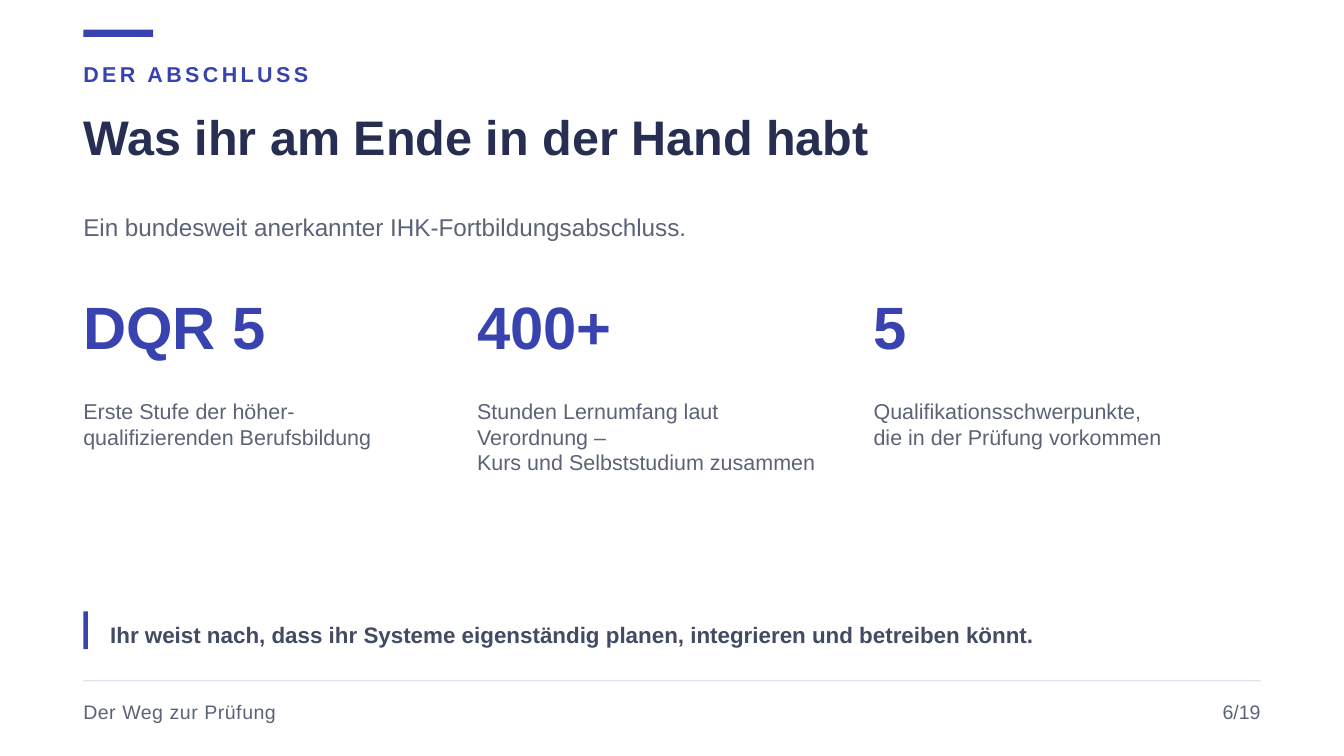
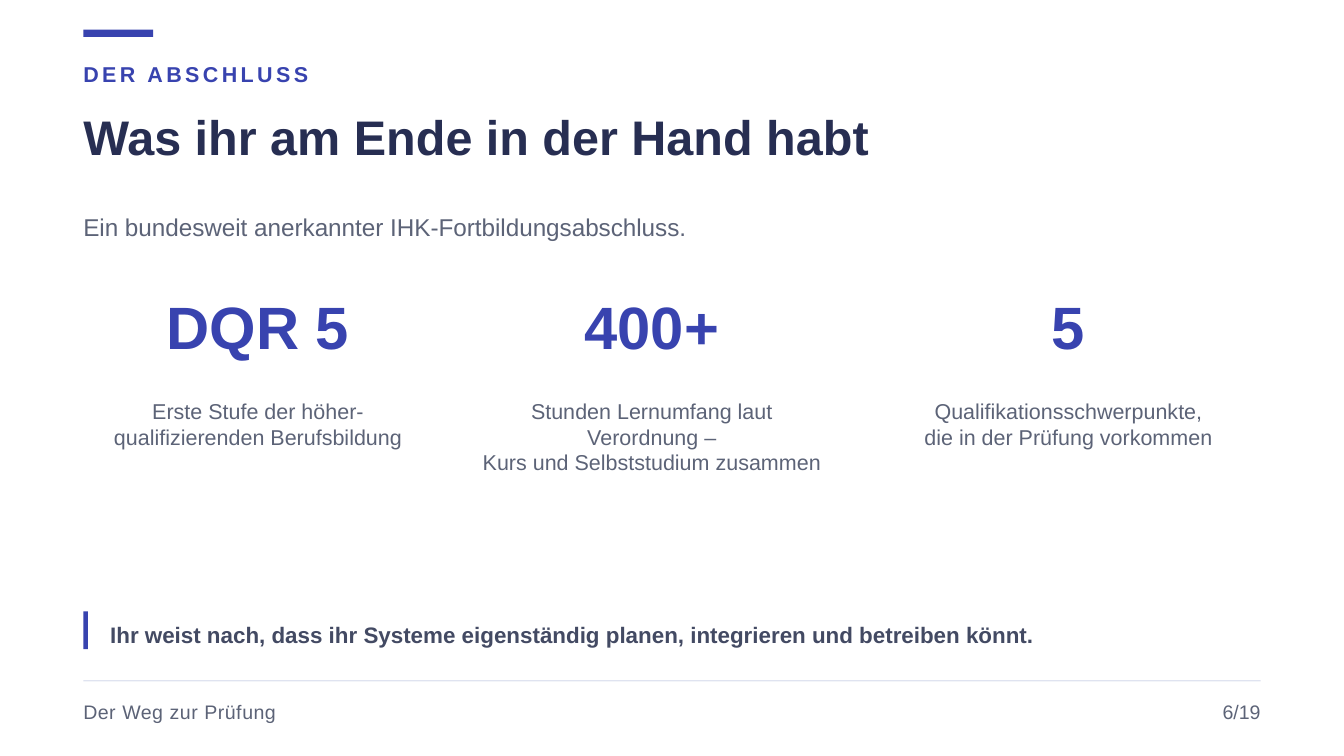
Before and after one commit to JacobMenge/kurs-unterlagen, a slide deck: slide 9 of folien/dist/00-orientierung.pptx. Drawn at 1344x756 pixels with LibreOffice and Linux fonts; fonts in the diff are those of the drawing. Boxes give left, top, right and bottom in pixels: in the first picture for what was removed or moved away, otherwise in the second. Text is boxed around its words. In the diff, an @@ line names an element or a change of style, - is before the commit and + after.

```diff
--- a/folien/dist/00-orientierung.pptx
+++ b/folien/dist/00-orientierung.pptx
@@ alignment left to centre in 6 elements at bbox=[167, 307, 349, 361], bbox=[114, 403, 401, 450], bbox=[584, 307, 718, 350], bbox=[483, 403, 821, 470], bbox=[1052, 308, 1085, 350], bbox=[924, 403, 1212, 450] @@
```
Also in this commit, not shown: 1 other slide changed, 2 other files.
